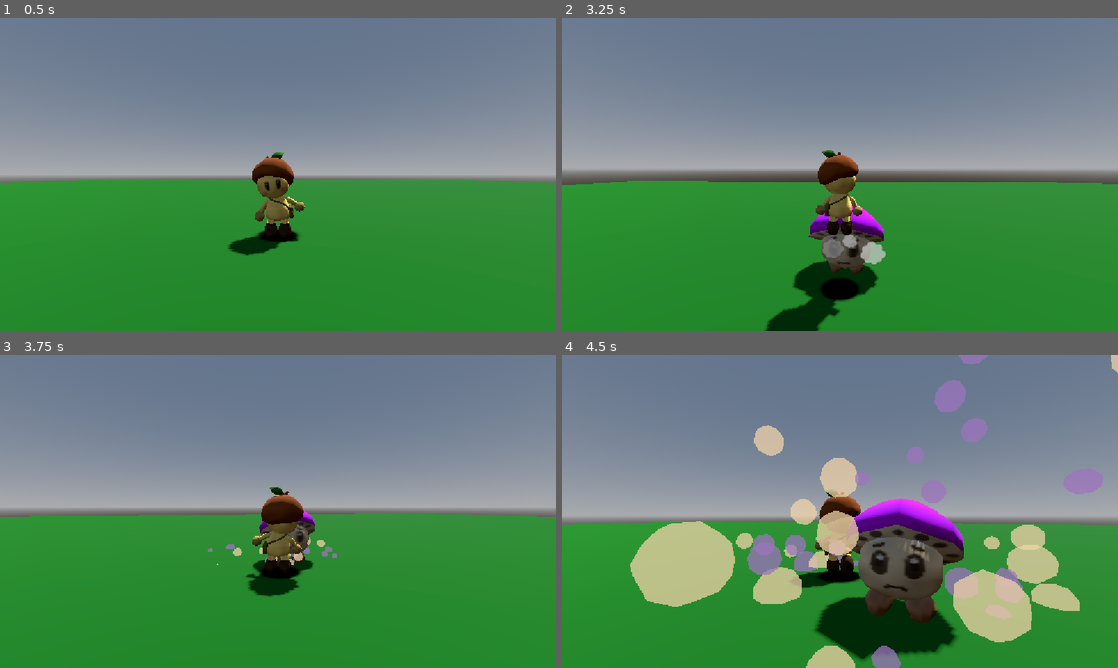
Above: before the commit, frames 1-4 (two rows, left to right).
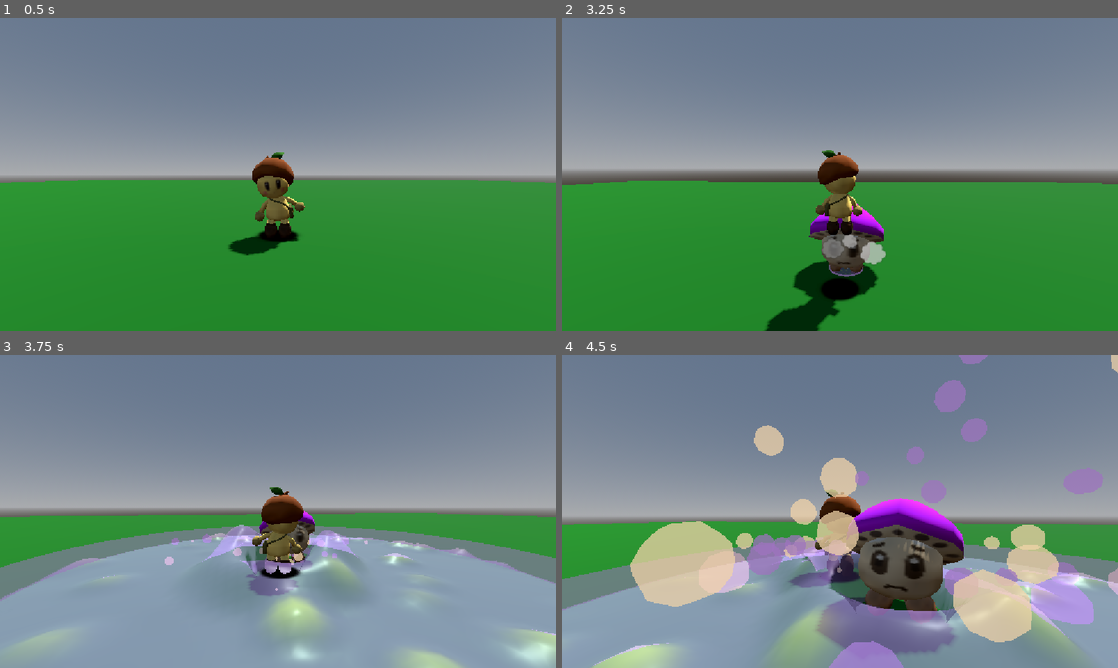
Above: after the commit, the same moments.

Repository: Dempsey845/the-courier
Game: Godot game, scene res://World/world.tscn
Same seed, same stepped clock (60 frames per second), same inputs: the game is played once before the commit and once after it.
Inputs (mouse positions are in pixels of both pictures, inside the frame that each line leads up to):
- Up to frame 1 (0.5 s): no input
- Up to frame 2 (3.25 s): move the mouse to (867, 174) at 0.52 s; hold W (move_forward) from 0.53 s (still down); tap Space (jump) at 0.77, 1.52, 3.02 s; move the mouse to (812, 174) at 1.27 s; move the mouse to (851, 168) at 2.02 s; move the mouse to (834, 180) at 2.77 s
- Up to frame 3 (3.75 s): keep holding W (move_forward); move the mouse to (316, 514) at 3.52 s
- Up to frame 4 (4.5 s): keep holding W (move_forward); tap Space (jump) at 3.77 s; move the mouse to (795, 508) at 4.27 s

Frame 1 is identical in both runs. In frame 2, 0.1% of the frame differs, in the area x 48-55%, y 78-83%; in frame 3, 40%, in the area x 0-100%, y 54-100%; in frame 4, 31%.

Commit message:
Created a new pool effect for the puffcap enemy.

Diff:
--- /dev/null
+++ b/Enemies/Puffcap/effect_area_visual.tscn
@@ -0,0 +1,500 @@
+[gd_scene format=3 uid="uid://bs74t03j5e85p"]
+
+[ext_resource type="Texture2D" uid="uid://3tof5md1p18y" path="res://Enemies/Puffcap/circle_white.png" id="1_ktos8"]
+[ext_resource type="Script" uid="uid://dsu2821b2ev01" path="res://Enemies/Puffcap/spore_effect_area_visual.gd" id="2_lgxra"]
+
+[sub_resource type="Shader" id="Shader_5gpxd"]
+code = "// Localised bubbling surface shader for a subdivided PlaneMesh.
+
+shader_type spatial;
+
+render_mode blend_mix, depth_draw_opaque, cull_back,
+	diffuse_burley, specular_schlick_ggx;
+
+
+uniform vec4 albedo : source_color = vec4(1.0);
+
+uniform sampler2D texture_albedo :
+	source_color, filter_nearest, repeat_enable;
+
+uniform ivec2 albedo_texture_size;
+uniform float point_size : hint_range(0.1, 128.0, 0.1);
+
+uniform float roughness : hint_range(0.0, 1.0) = 0.5;
+
+uniform sampler2D texture_metallic :
+	hint_default_white, filter_nearest, repeat_enable;
+
+uniform vec4 metallic_texture_channel = vec4(
+	1.0,
+	0.0,
+	0.0,
+	0.0
+);
+
+uniform sampler2D texture_roughness :
+	hint_roughness_r, filter_nearest, repeat_enable;
+
+uniform float specular :
+	hint_range(0.0, 1.0, 0.01) = 0.5;
+
+uniform float metallic :
+	hint_range(0.0, 1.0, 0.01) = 0.0;
+
+uniform vec3 uv1_scale = vec3(1.0);
+uniform vec3 uv1_offset = vec3(0.0);
+uniform vec3 uv2_scale = vec3(1.0);
+uniform vec3 uv2_offset = vec3(0.0);
+
+
+// Bubbling controls.
+
+uniform float bubble_strength :
+	hint_range(0.0, 1.0, 0.01) = 0.15;
+
+uniform float bubble_spacing :
+	hint_range(0.1, 10.0, 0.1) = 1.5;
+
+uniform float bubble_radius :
+	hint_range(0.05, 2.0, 0.01) = 0.45;
+
+uniform float bubble_speed :
+	hint_range(0.0, 10.0, 0.1) = 1.5;
+
+uniform float normal_sample_distance :
+	hint_range(0.001, 0.2, 0.001) = 0.03;
+
+uniform vec4 bubble_color : source_color = vec4(
+	0.65,
+	0.8,
+	1.0,
+	1.0
+);
+
+uniform float bubble_color_strength :
+	hint_range(0.0, 1.0, 0.01) = 1.0;
+
+uniform float bubble_edge_softness :
+	hint_range(0.01, 1.0, 0.01) = 0.3;
+
+varying float bubble_mask;
+
+const int MAX_INTERACTORS = 8;
+
+uniform int interaction_count = 0;
+uniform vec3 interaction_positions[MAX_INTERACTORS];
+
+uniform float interaction_radius :
+	hint_range(0.1, 5.0, 0.05) = 0.75;
+
+uniform float interaction_depth :
+	hint_range(0.0, 1.0, 0.01) = 0.2;
+
+uniform float interaction_rim_height :
+	hint_range(0.0, 1.0, 0.01) = 0.08;
+
+
+float random_value(vec2 position) {
+	return fract(
+		sin(
+			dot(
+				position,
+				vec2(127.1, 311.7)
+			)
+		) * 43758.5453
+	);
+}
+
+
+vec2 random_vector(vec2 position) {
+	return vec2(
+		random_value(position),
+		random_value(
+			position + vec2(19.19, 73.73)
+		)
+	);
+}
+
+
+float get_bubble_height(vec2 position) {
+	vec2 grid_position = position / bubble_spacing;
+	vec2 current_cell = floor(grid_position);
+
+	float height = 0.0;
+
+	for (int x = -1; x <= 1; x++) {
+		for (int y = -1; y <= 1; y++) {
+			vec2 cell = current_cell + vec2(
+				float(x),
+				float(y)
+			);
+
+			vec2 random_offset = random_vector(cell);
+
+			vec2 bubble_position = (
+				cell
+				+ vec2(0.15)
+				+ random_offset * 0.7
+			) * bubble_spacing;
+
+			float random_phase = random_value(
+				cell + vec2(41.7, 13.2)
+			) * TAU;
+
+			float life = sin(
+				TIME * bubble_speed
+				+ random_phase
+			);
+
+			// Only display the bubble during the positive
+			// half of its animation cycle.
+			life = max(life, 0.0);
+			life *= life;
+
+			float distance_to_bubble = distance(
+				position,
+				bubble_position
+			);
+
+			// Rounded dome shape.
+			float dome = 1.0 - smoothstep(
+				0.0,
+				bubble_radius,
+				distance_to_bubble
+			);
+
+			dome *= dome;
+
+			height += (
+				dome
+				* life
+				* bubble_strength
+			);
+		}
+	}
+
+	return height;
+}
+
+float get_interaction_height(vec2 position) {
+	float height = 0.0;
+
+	for (int index = 0; index < MAX_INTERACTORS; index++) {
+		if (index >= interaction_count) {
+			break;
+		}
+
+		vec2 interaction_position = (
+			interaction_positions[index].xz
+		);
+
+		float distance_from_object = distance(
+			position,
+			interaction_position
+		);
+
+		// Depression immediately underneath the object.
+		float depression = 1.0 - smoothstep(
+			0.0,
+			interaction_radius,
+			distance_from_object
+		);
+
+		depression *= depression;
+
+		// Raised liquid rim around the depression.
+		float rim_start = interaction_radius * 0.65;
+		float rim_end = interaction_radius * 1.35;
+
+		float rim = smoothstep(
+			0.0,
+			rim_start,
+			distance_from_object
+		);
+
+		rim *= 1.0 - smoothstep(
+			rim_start,
+			rim_end,
+			distance_from_object
+		);
+
+		height -= depression * interaction_depth;
+		height += rim * interaction_rim_height;
+	}
+
+	return height;
+}
+
+void vertex() {
+	UV = UV * uv1_scale.xy + uv1_offset.xy;
+
+	vec2 position = VERTEX.xz;
+
+	float bubble_height = get_bubble_height(position);
+	float interaction_height = get_interaction_height(position);
+	float height = bubble_height + interaction_height;
+
+	bubble_mask = clamp(
+		bubble_height / max(bubble_strength, 0.001),
+		0.0,
+		1.0
+	);
+
+	VERTEX.y += height;
+
+	float height_left = (
+		get_bubble_height(
+			position - vec2(normal_sample_distance, 0.0)
+		)
+		+ get_interaction_height(
+			position - vec2(normal_sample_distance, 0.0)
+		)
+	);
+
+	float height_right = (
+		get_bubble_height(
+			position + vec2(normal_sample_distance, 0.0)
+		)
+		+ get_interaction_height(
+			position + vec2(normal_sample_distance, 0.0)
+		)
+	);
+
+	float height_back = (
+		get_bubble_height(
+			position - vec2(0.0, normal_sample_distance)
+		)
+		+ get_interaction_height(
+			position - vec2(0.0, normal_sample_distance)
+		)
+	);
+
+	float height_front = (
+		get_bubble_height(
+			position + vec2(0.0, normal_sample_distance)
+		)
+		+ get_interaction_height(
+			position + vec2(0.0, normal_sample_distance)
+		)
+	);
+
+	float slope_x = (
+		height_right - height_left
+	) / (
+		normal_sample_distance * 2.0
+	);
+
+	float slope_z = (
+		height_front - height_back
+	) / (
+		normal_sample_distance * 2.0
+	);
+
+	NORMAL = normalize(
+		vec3(
+			-slope_x,
+			1.0,
+			-slope_z
+		)
+	);
+}
+
+
+void fragment() {
+	vec2 base_uv = UV;
+
+	vec4 albedo_tex = texture(
+		texture_albedo,
+		base_uv
+	);
+
+	// Vertex Colour Use as Albedo.
+	albedo_tex *= COLOR;
+
+	vec3 base_albedo = (
+		albedo.rgb
+		* albedo_tex.rgb
+	);
+
+	float shaped_bubble_mask = smoothstep(
+		bubble_edge_softness,
+		1.0,
+		bubble_mask
+	);
+
+	shaped_bubble_mask *= bubble_color_strength;
+
+	ALBEDO = mix(
+		base_albedo,
+		bubble_color.rgb,
+		shaped_bubble_mask
+	);
+
+	float metallic_tex = dot(
+		texture(
+			texture_metallic,
+			base_uv
+		),
+		metallic_texture_channel
+	);
+
+	METALLIC = metallic_tex * metallic;
+	SPECULAR = specular;
+
+	vec4 roughness_texture_channel = vec4(
+		1.0,
+		0.0,
+		0.0,
+		0.0
+	);
+
+	float roughness_tex = dot(
+		texture(
+			texture_roughness,
+			base_uv
+		),
+		roughness_texture_channel
+	);
+
+	ROUGHNESS = roughness_tex * roughness;
+
+	ALPHA *= albedo.a * albedo_tex.a;
+}"
+
+[sub_resource type="ShaderMaterial" id="ShaderMaterial_7tbio"]
+resource_local_to_scene = true
+render_priority = 0
+shader = SubResource("Shader_5gpxd")
+shader_parameter/albedo = Color(0.61960787, 0.4509804, 0.7529412, 0.5294118)
+shader_parameter/texture_albedo = ExtResource("1_ktos8")
+shader_parameter/albedo_texture_size = Vector2i(256, 256)
+shader_parameter/point_size = 1.0
+shader_parameter/roughness = 0.350000016625
+shader_parameter/metallic_texture_channel = Vector4(1, 0, 0, 0)
+shader_parameter/specular = 0.5
+shader_parameter/metallic = 0.0
+shader_parameter/uv1_scale = Vector3(1, 1, 1)
+shader_parameter/uv1_offset = Vector3(0, 0, 0)
+shader_parameter/uv2_scale = Vector3(1, 1, 1)
+shader_parameter/uv2_offset = Vector3(0, 0, 0)
+shader_parameter/bubble_strength = 0.249999994412
+shader_parameter/bubble_spacing = 0.90000001341108
+shader_parameter/bubble_radius = 0.7999999839810601
+shader_parameter/bubble_speed = 1.5
+shader_parameter/normal_sample_distance = 0.03
+shader_parameter/bubble_color = Color(0.9529412, 0.8352941, 0.6627451, 1)
+shader_parameter/bubble_color_strength = 1.0
+shader_parameter/bubble_edge_softness = 0.0999999977648
+shader_parameter/interaction_count = 0
+shader_parameter/interaction_positions = PackedVector3Array(0, 0, 0, 0, 0, 0, 0, 0, 0, 0, 0, 0, 0, 0, 0, 0, 0, 0, 0, 0, 0, 0, 0, 0)
+shader_parameter/interaction_radius = 1.5000000223518
+shader_parameter/interaction_depth = 0.999999977648
+shader_parameter/interaction_rim_height = 0.46999998949456
+
+[sub_resource type="PlaneMesh" id="PlaneMesh_xrivr"]
+material = SubResource("ShaderMaterial_7tbio")
+size = Vector2(10, 10)
+subdivide_width = 60
+subdivide_depth = 60
+
+[sub_resource type="Animation" id="Animation_5gpxd"]
+length = 0.001
+tracks/0/type = "value"
+tracks/0/imported = false
+tracks/0/enabled = true
+tracks/0/path = NodePath(".:scale")
+tracks/0/interp = 1
+tracks/0/loop_wrap = true
+tracks/0/keys = {
+"times": PackedFloat32Array(0),
+"transitions": PackedFloat32Array(1),
+"update": 0,
+"values": [Vector3(0.1, 0.1, 0.1)]
+}
+tracks/1/type = "value"
+tracks/1/imported = false
+tracks/1/enabled = true
+tracks/1/path = NodePath(".:transparency")
+tracks/1/interp = 1
+tracks/1/loop_wrap = true
+tracks/1/keys = {
+"times": PackedFloat32Array(0),
+"transitions": PackedFloat32Array(1),
+"update": 0,
+"values": [1.0]
+}
+
+[sub_resource type="Animation" id="Animation_7tbio"]
+resource_name = "show"
+length = 0.3
+tracks/0/type = "value"
+tracks/0/imported = false
+tracks/0/enabled = true
+tracks/0/path = NodePath(".:scale")
+tracks/0/interp = 2
+tracks/0/loop_wrap = true
+tracks/0/keys = {
+"times": PackedFloat32Array(0, 0.20000002, 0.3),
+"transitions": PackedFloat32Array(1, 1, 1),
+"update": 0,
+"values": [Vector3(0.1, 0.1, 0.1), Vector3(1.2, 1.2, 1.2), Vector3(1, 1, 1)]
+}
+tracks/1/type = "value"
+tracks/1/imported = false
+tracks/1/enabled = true
+tracks/1/path = NodePath(".:transparency")
+tracks/1/interp = 1
+tracks/1/loop_wrap = true
+tracks/1/keys = {
+"times": PackedFloat32Array(0, 0.3),
+"transitions": PackedFloat32Array(1, 1),
+"update": 0,
+"values": [1.0, 0.0]
+}
+
+[sub_resource type="AnimationLibrary" id="AnimationLibrary_i55cc"]
+_data = {
+&"RESET": SubResource("Animation_5gpxd"),
+&"show": SubResource("Animation_7tbio")
+}
+
+[sub_resource type="CylinderShape3D" id="CylinderShape3D_5gpxd"]
+height = 0.19999993
+radius = 4.7
+
+[sub_resource type="StandardMaterial3D" id="StandardMaterial3D_13qdw"]
+transparency = 1
+shading_mode = 0
+albedo_color = Color(0.61960787, 0.4509804, 0.7529412, 0.5294118)
+
+[node name="EffectAreaVisual" type="MeshInstance3D" unique_id=963275507]
+transform = Transform3D(0.1, 0, 0, 0, 0.1, 0, 0, 0, 0.1, 0, 0, 0)
+transparency = 1.0
+mesh = SubResource("PlaneMesh_xrivr")
+script = ExtResource("2_lgxra")
+
+[node name="AnimationPlayer" type="AnimationPlayer" parent="." unique_id=750223512]
+libraries/ = SubResource("AnimationLibrary_i55cc")
+
+[node name="SporeInteractionArea" type="Area3D" parent="." unique_id=1509270191]
+
+[node name="CollisionShape3D" type="CollisionShape3D" parent="SporeInteractionArea" unique_id=485613712]
+transform = Transform3D(1, 0, 0, 0, 1, 0, 0, 0, 1, 0, 0.2999999, 0)
+shape = SubResource("CylinderShape3D_5gpxd")
+
+[node name="CSGCombiner3D" type="CSGCombiner3D" parent="." unique_id=709658438]
+
+[node name="CSGCylinder3D" type="CSGCylinder3D" parent="CSGCombiner3D" unique_id=1987985341]
+transform = Transform3D(1, 0, 0, 0, 1, 0, 0, 0, 1, 0, 0.2, 0)
+radius = 5.0
+height = 0.4
+sides = 45
+material = SubResource("StandardMaterial3D_13qdw")
+
+[node name="CSGCylinder3D2" type="CSGCylinder3D" parent="CSGCombiner3D" unique_id=329896941]
+transform = Transform3D(1, 0, 0, 0, 1, 0, 0, 0, 1, 0, 0.2, 0)
+operation = 2
+radius = 4.8
+height = 0.4
+sides = 45
+material = SubResource("StandardMaterial3D_13qdw")
--- a/Enemies/Puffcap/puffcap_enemy.tscn
+++ b/Enemies/Puffcap/puffcap_enemy.tscn
@@ -16,7 +16,8 @@
 [node name="PuffcapEnemy" unique_id=1009641960 instance=ExtResource("1_2e3w6")]
 attack_cooldown = 10.0
 wait_after_attack = true
-wait_time = 10.0
+wait_time = 15.0
+scatter_on_hit = false
 remove_on_death = false
 
 [node name="PuffcapDeathManager" type="Node" parent="." index="0" unique_id=1817584547 node_paths=PackedStringArray("puffcap_collider")]
@@ -30,17 +31,17 @@
 transform = Transform3D(1, 0, 0, 0, 1, 0, 0, 0, 1, 0, 1.6343751, -0.12660277)
 shape = SubResource("CylinderShape3D_xrivr")
 
-[node name="PuffcapModel" parent="." index="4" unique_id=2006583683 instance=ExtResource("2_6bnxe")]
-
-[node name="CollisionShape3D" type="CollisionShape3D" parent="." index="5" unique_id=1202246336]
+[node name="CollisionShape3D" type="CollisionShape3D" parent="." index="4" unique_id=1202246336]
 transform = Transform3D(1, 0, 0, 0, 1, 0, 0, 0, 1, 0, 0.8, 0)
 shape = SubResource("CapsuleShape3D_xrivr")
 
-[node name="SporeHitbox" parent="." index="6" unique_id=2137302131 instance=ExtResource("3_6bnxe")]
+[node name="SporeHitbox" parent="." index="5" unique_id=2137302131 instance=ExtResource("3_6bnxe")]
 collision_layer = 128
 collision_mask = 16
 script = ExtResource("4_1ggph")
 start_delay = 1.0
 
-[node name="DeathParticleSpawnPoint" type="Marker3D" parent="." index="7" unique_id=2087940404]
+[node name="DeathParticleSpawnPoint" type="Marker3D" parent="." index="6" unique_id=2087940404]
 transform = Transform3D(1, 0, 0, 0, 1, 0, 0, 0, 1, 0, 1.1, 0)
+
+[node name="PuffcapModel" parent="." index="7" unique_id=2006583683 instance=ExtResource("2_6bnxe")]
--- a/Enemies/Puffcap/puffcap_model.gd
+++ b/Enemies/Puffcap/puffcap_model.gd
@@ -2,8 +2,11 @@
 
 @onready var puffcap_spore_effect: CPUParticles3D = $PuffcapSporeEffect
 @onready var puffcap_release_spore_effect: CPUParticles3D = $PuffcapReleaseSporeEffect
+@onready var animation_player: AnimationPlayer = $EffectAreaVisual/AnimationPlayer
 
 func release_spores():
-    print("Released")
+    animation_player.play("show")
     puffcap_release_spore_effect.emitting = true
     puffcap_spore_effect.emitting = true
+    await puffcap_spore_effect.finished
+    animation_player.play_backwards("show")
--- a/Enemies/Puffcap/puffcap_model.tscn
+++ b/Enemies/Puffcap/puffcap_model.tscn
@@ -9,6 +9,7 @@
 [ext_resource type="PackedScene" uid="uid://blpcpcv4cmjbc" path="res://Enemies/Puffcap/puffcap_spore_effect.tscn" id="6_t5tt1"]
 [ext_resource type="PackedScene" uid="uid://c0k6l873437gy" path="res://Enemies/Puffcap/puffcap_release_spore_effect.tscn" id="7_bn6dt"]
 [ext_resource type="Animation" uid="uid://cwl2l2tp2guy5" path="res://Enemies/Puffcap/puffcap_death.anim" id="7_s1084"]
+[ext_resource type="PackedScene" uid="uid://bs74t03j5e85p" path="res://Enemies/Puffcap/effect_area_visual.tscn" id="9_5gpxd"]
 
 [sub_resource type="StandardMaterial3D" id="StandardMaterial3D_p7bs7"]
 resource_name = "Face"
@@ -375,11 +376,11 @@
 script = ExtResource("2_t5tt1")
 
 [node name="Skeleton3D" parent="Armature" parent_id_path=PackedInt32Array(1540813913) index="0" unique_id=340238021]
-bones/0/position = Vector3(0.0037207133, 0.32504237, 0)
-bones/0/rotation = Quaternion(0, 0, 0.007477034, 0.9999721)
+bones/0/position = Vector3(-0.0115939, 0.32513458, 0)
+bones/0/rotation = Quaternion(0, 0, -0.023687808, 0.9997195)
 bones/0/scale = Vector3(0.99999994, 0.99999994, 1)
-bones/1/position = Vector3(-0.0037207115, 0.8229465, -0.5557725)
-bones/1/rotation = Quaternion(0.5747366, 0.004297342, 0.0061185877, 0.8183043)
+bones/1/position = Vector3(0.011593908, 0.82285434, -0.5557725)
+bones/1/rotation = Quaternion(0.57459134, -0.013614726, -0.01938445, 0.81809765)
 bones/1/scale = Vector3(1, 1, 1.0000002)
 bones/2/position = Vector3(0.21912877, 0.11440279, -0.20084074)
 bones/2/rotation = Quaternion(-0.04318904, 0.69833213, 0.7091312, -0.08717797)
@@ -397,4 +398,11 @@
 
 [node name="PuffcapReleaseSporeEffect" parent="." index="4" unique_id=877704027 instance=ExtResource("7_bn6dt")]
 
-[node name="PuffcapSporeEffect" parent="." index="5" unique_id=1172002146 instance=ExtResource("6_t5tt1")]
+[node name="EffectAreaVisual" parent="." index="5" unique_id=963275507 instance=ExtResource("9_5gpxd")]
+transform = Transform3D(0.1, 0, 0, 0, 0.1, 0, 0, 0, 0.1, 0, 0.05, 0)
+transparency = 1.0
+
+[node name="PuffcapSporeEffect" parent="." index="6" unique_id=1172002146 instance=ExtResource("6_t5tt1")]
+transform = Transform3D(1, 0, 0, 0, 1, 0, 0, 0, 1, 0, 0.2, 0)
+amount = 80
+emission_box_extents = Vector3(4, 0.1, 4)
--- /dev/null
+++ b/Enemies/Puffcap/spore_effect_area_visual.gd
@@ -0,0 +1,73 @@
+extends MeshInstance3D
+
+const MAX_INTERACTORS := 8
+
+var interaction_bodies: Array[Node3D] = []
+var shader_material: ShaderMaterial
+
+@onready var interaction_area: Area3D = $SporeInteractionArea
+
+
+func _ready() -> void:
+	shader_material = get_active_material(0)
+
+	interaction_area.body_entered.connect(
+		_on_interaction_body_entered
+	)
+
+	interaction_area.body_exited.connect(
+		_on_interaction_body_exited
+	)
+
+	# Collect bodies that may already be inside the area.
+	for body in interaction_area.get_overlapping_bodies():
+		_on_interaction_body_entered(body)
+
+
+func _process(_delta: float) -> void:
+	if not shader_material:
+		print("No mat")
+		return
+
+	# Remove bodies that have been deleted.
+	for index in range(interaction_bodies.size() - 1, -1, -1):
+		if not is_instance_valid(interaction_bodies[index]):
+			interaction_bodies.remove_at(index)
+
+	var local_positions := PackedVector3Array()
+
+	for body in interaction_bodies:
+		if local_positions.size() >= MAX_INTERACTORS:
+			break
+
+		local_positions.append(
+			to_local(body.global_position)
+		)
+
+	# Store the real count before padding the shader array.
+	var interaction_count := local_positions.size()
+
+	# The shader expects an array containing exactly eight values.
+	while local_positions.size() < MAX_INTERACTORS:
+		local_positions.append(Vector3.ZERO)
+
+	shader_material.set_shader_parameter(
+		"interaction_count",
+		interaction_count
+	)
+
+	shader_material.set_shader_parameter(
+		"interaction_positions",
+		local_positions
+	)
+
+
+func _on_interaction_body_entered(body: Node3D) -> void:
+	if body in interaction_bodies:
+		return
+
+	interaction_bodies.append(body)
+
+
+func _on_interaction_body_exited(body: Node3D) -> void:
+	interaction_bodies.erase(body)
--- a/Enemies/Puffcap/spore_hitbox.tscn
+++ b/Enemies/Puffcap/spore_hitbox.tscn
@@ -1,10 +1,11 @@
 [gd_scene format=3 uid="uid://c7m21t528ai6t"]
 
-[ext_resource type="Script" uid="uid://deroukfpp2mia" path="res://Components/hitbox.gd" id="1_c5un8"]
+[ext_resource type="Script" uid="uid://cygk0ata5pn1f" path="res://Enemies/Puffcap/spore_hitbox.gd" id="1_c5un8"]
 [ext_resource type="Script" uid="uid://dfy504w8uuqaf" path="res://Enemies/Puffcap/spore_controller.gd" id="2_nro3b"]
 
-[sub_resource type="BoxShape3D" id="BoxShape3D_xrivr"]
-size = Vector3(4.5, 2.4, 4.5)
+[sub_resource type="CylinderShape3D" id="CylinderShape3D_s3hb2"]
+height = 3.0
+radius = 4.7
 
 [node name="SporeHitbox" type="Area3D" unique_id=2137302131]
 script = ExtResource("1_c5un8")
@@ -17,5 +18,5 @@
 script = ExtResource("2_nro3b")
 
 [node name="CollisionShape3D" type="CollisionShape3D" parent="." unique_id=1374086604]
-transform = Transform3D(1, 0, 0, 0, 1, 0, 0, 0, 1, 0, 1.2, 0)
-shape = SubResource("BoxShape3D_xrivr")
+transform = Transform3D(1, 0, 0, 0, 1, 0, 0, 0, 1, 0, 1.7, 0)
+shape = SubResource("CylinderShape3D_s3hb2")
--- a/enemy.gd
+++ b/enemy.gd
@@ -364,6 +364,10 @@
 
 
 func return_to_normal_state() -> void:
+	if wait_remaining > 0.0:
+		enter_idle()
+		return
+
 	if not is_instance_valid(target):
 		enter_idle()
 		return
Binary file added: Enemies/Puffcap/circle_white.png
Not shown, added: Enemies/Puffcap/circle_white.png.import
Binary file added: Enemies/Puffcap/spore_circle.png
Not shown, added: Enemies/Puffcap/spore_circle.png.import
Not shown, added: Enemies/Puffcap/spore_effect_area_visual.gd.uid
